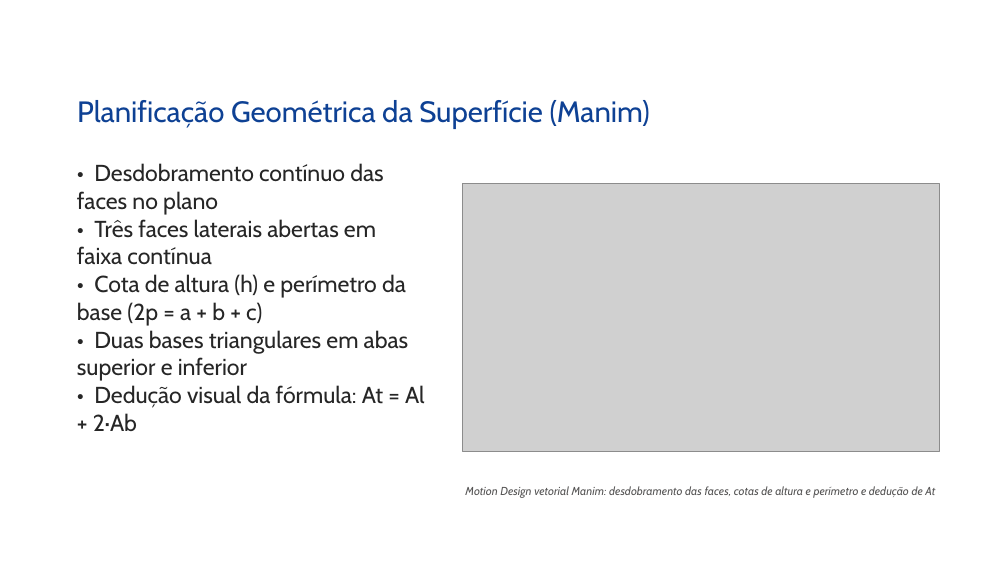
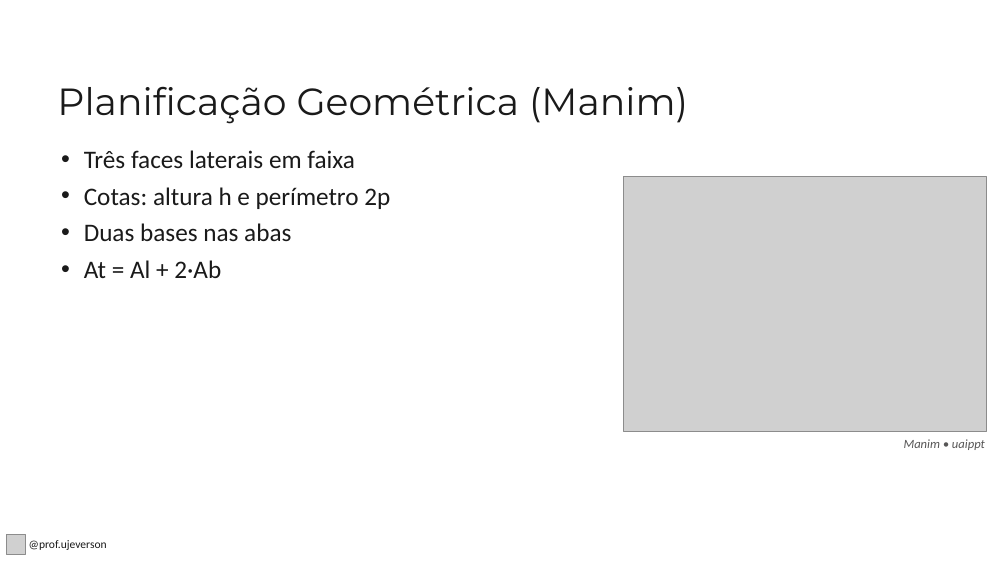
Before and after one commit to Ujeverson/uaippt, a slide deck: slide 13 of Prismas_Area_e_Volume_9Ano.pptx. Drawn at 1008x567 pixels with LibreOffice and Linux fonts; fonts in the diff are those of the drawing; grey boxes stand for pictures; background and template pictures are left out. Boxes give left, top, right and bottom in pixels: in the first picture for what was removed or moved away, otherwise in the second. Text is boxed around its words. In the diff, an @@ line names an element or a change of style, - is before the commit and + after.

```diff
--- a/Prismas_Area_e_Volume_9Ano.pptx
+++ b/Prismas_Area_e_Volume_9Ano.pptx
@@ title at bbox=[57, 86, 688, 124]: text changed; size 28 to 36 pt; font Cabin to Montserrat; text colour #0E4194 to #1A1A1A @@
-Planificação Geométrica da Superfície (Manim)
+Planificação Geométrica (Manim)
@@ text at bbox=[84, 150, 390, 278]: text changed; size 22 to 24 pt; font Cabin to Calibri; text colour #262626 to #1A1A1A @@
-• Desdobramento contínuo das faces no plano
-• Três faces laterais abertas em faixa contínua
-• Cota de altura (h) e perímetro da base (2p = a + b + c)
-• Duas bases triangulares em abas superior e inferior
-• Dedução visual da fórmula: At = Al + 2·Ab
+• Três faces laterais em faixa
+• Cotas: altura h e perímetro 2p
+• Duas bases nas abas
+• At = Al + 2·Ab
@@ picture: place and size @@
-picture at bbox=[463, 184, 939, 451]
+picture at bbox=[624, 177, 987, 432]
@@ text at bbox=[904, 439, 985, 450]: text changed; size 11 to 12 pt; font Cabin to Calibri @@
-Motion Design vetorial Manim: desdobramento das faces, cotas de altura e perímetro e dedução de At
+Manim • uaippt
@@ picture added at bbox=[6, 535, 26, 554] @@
@@ text added at bbox=[29, 540, 107, 550], 11 pt, text #1A1A1A @@
+@prof.ujeverson
```
Also in this commit, not shown: 30 other slides changed, 2 slides added, 2 slides removed, 10 other files.
